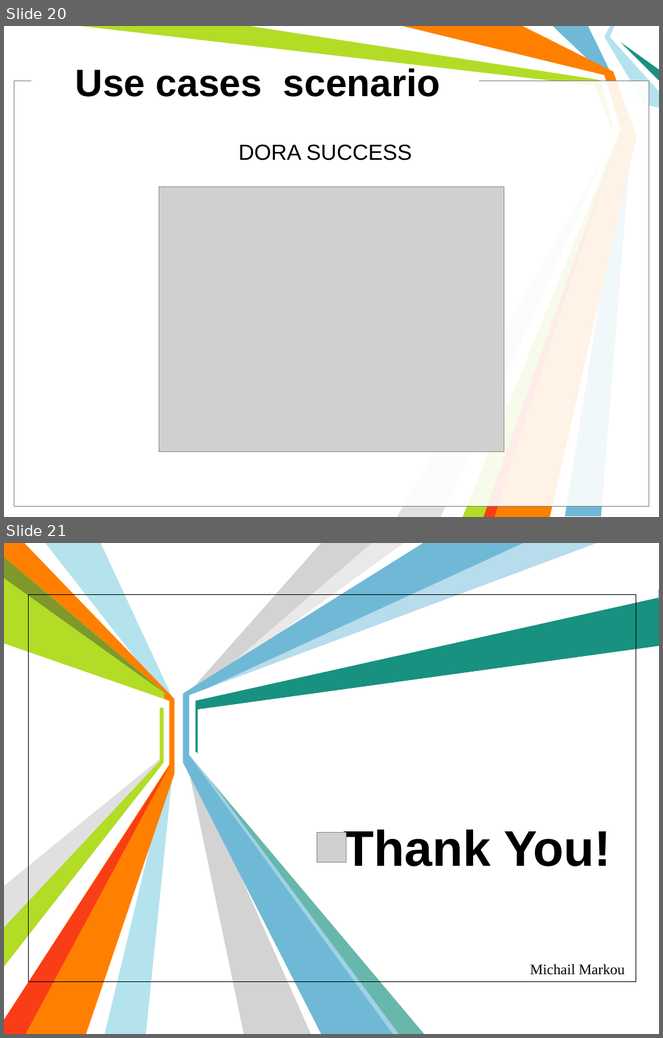
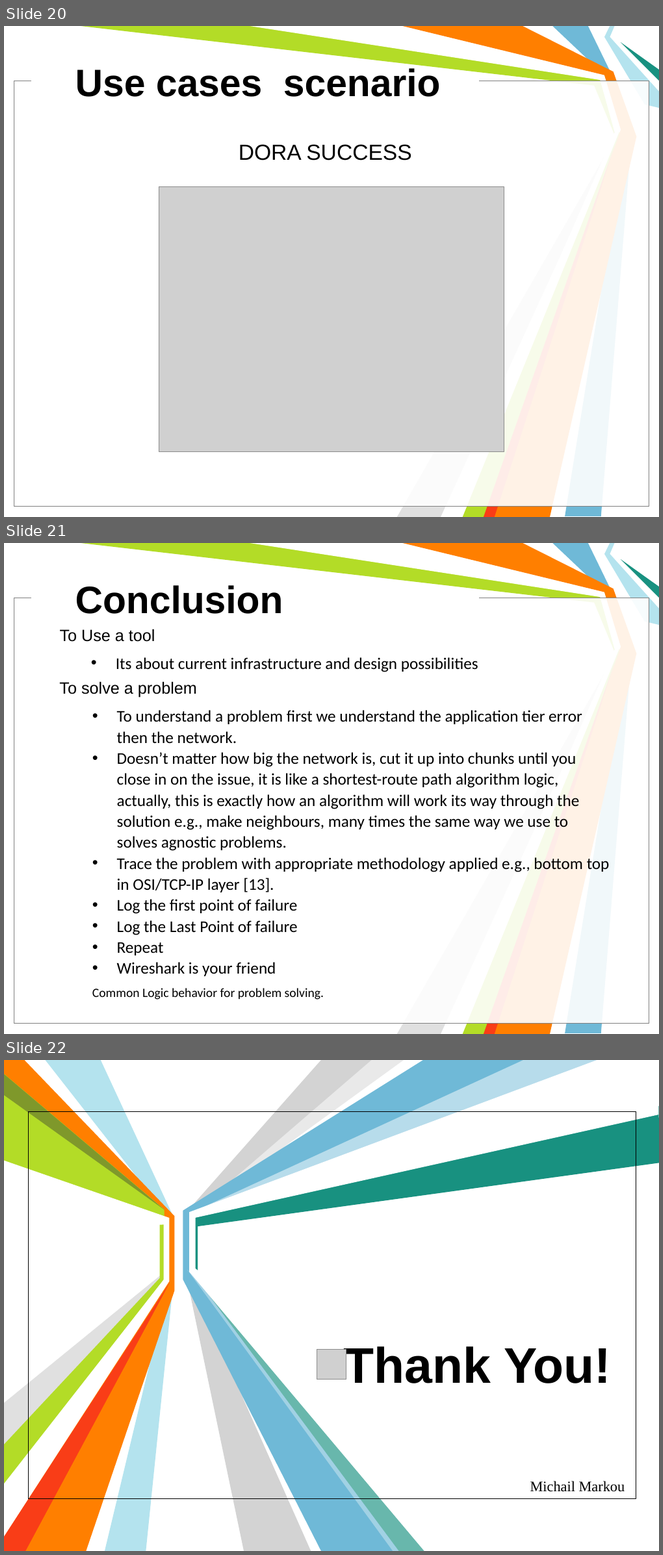
Before and after one commit to michailmarkou1995/BSc-Computer-Science-Projects, a slide deck: COMPUTER AND NETWORK SECURITY (CN6003)/Protocol_Analyzers_Presentation.pptx. Shown one above the other, each under a label of ours: slides 20 and 21 before the commit, slides 20, 21 and 22 after it. The pictures are 663x1038 and 663x1555 pixels, drawn with LibreOffice and Linux fonts; fonts in the diff are those of the drawing; grey boxes stand for pictures; background and template pictures are left out. Boxes give left, top, right and bottom in pixels: in the first picture for what was removed or moved away, otherwise in the second. Text is boxed around its words. In the diff, an @@ line names an element or a change of style, - is before the commit and + after.

```diff
--- a/COMPUTER AND NETWORK SECURITY (CN6003)/Protocol_Analyzers_Presentation.pptx
+++ b/COMPUTER AND NETWORK SECURITY (CN6003)/Protocol_Analyzers_Presentation.pptx
@@ slide 21 added at (4,543,659,1034), background #FFFFFF; not listed: 11 template elements that a slide beside it also shows @@
@@ title added at (76,585,284,614), 42 pt, text #000000, bold @@
+Conclusion
@@ text added at (60,629,155,642), 18 pt, text #000000 @@
+To Use a tool
@@ text added at (116,657,478,672), 18 pt, text #000000 @@
+• Its about current infrastructure and design possibilities
@@ text added at (59,681,197,698), 18 pt, text #000000 @@
+To solve a problem
@@ text added at (92,710,610,1000), 18 pt, text #000000 @@
+• To understand a problem first we understand the application tier error then the network.
+• Doesn’t matter how big the network is, cut it up into chunks until you close in on the issue, it is like a shortest-route path algorithm logic, actually, this is exactly how an algorithm will work its way through the solution e.g., make neighbours, many times the same way we use to solves agnostic problems.
+• Trace the problem with appropriate methodology applied e.g., bottom top in OSI/TCP-IP layer [13].
+• Log the first point of failure
+• Log the Last Point of failure
+• Repeat
+• Wireshark is your friend
+Common Logic behavior for problem solving.
@@ what was slide 21 is now slide 22 @@
```
Also in this commit, not shown: 1 other file.
